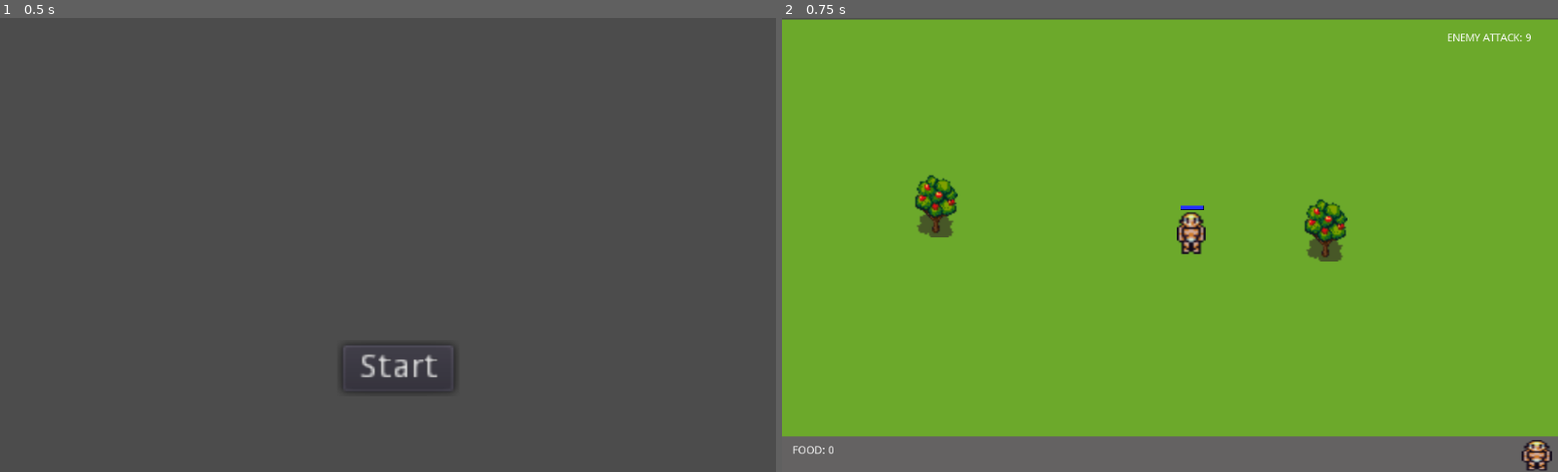
Above: before the commit, frames 1-2 (left to right).
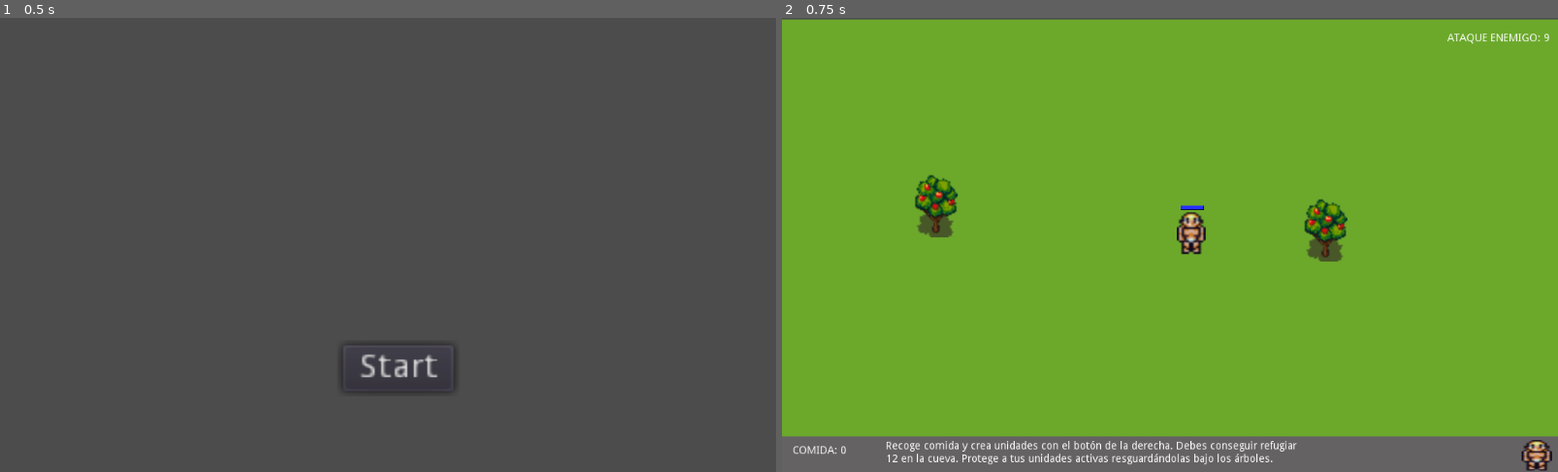
Above: after the commit, the same moments.

Repository: ZLean78/TheStoneAge
Game: Godot game, scene res://Scenes/Menu/Menu.tscn
Two runs of this game, one before a commit and one after it. Both use one fixed random seed, a clock stepped at 60 frames per second and the inputs below.
Inputs:
- Up to frame 1 (0.5 s): no input
- Up to frame 2 (0.75 s): click "Start" at 0.5 s

Frame 1 is identical in both runs. In frame 2, 1.1% of the frame differs, in the area x 1-99%, y 3-99%.
Error in both runs: Attempt to call function 'is_stopped' in base 'null instance' on a null instance. (res://Scenes/Unit/Unit.gd:87)

Commit message:
Prototipo Misión 1
Cambio de idioma al prototipo de la etapa 1.

Diff:
--- a/Prototipo_Misión_1/ZarateLeandro_Trabajo_Final_Programacion_III_The_Stone_Age_0_1/Scenes/Game/Game.tscn
+++ b/Prototipo_Misión_1/ZarateLeandro_Trabajo_Final_Programacion_III_The_Stone_Age_0_1/Scenes/Game/Game.tscn
@@ -112,21 +112,23 @@
 margin_top = 12.0
 margin_right = 120.0
 margin_bottom = 43.0
-text = "FOOD:
+text = "COMIDA:
 "
 
 [node name="Label2" type="Label" parent="The_Canvas/The_Control/Rectangle"]
-margin_left = 230.0
+margin_left = 137.0
 margin_top = 6.0
-margin_right = 668.0
-margin_bottom = 48.0
+margin_right = 679.0
+margin_bottom = 50.0
+text = "Recoge comida y crea unidades con el botón de la derecha. Debes conseguir refugiar
+12 en la cueva. Protege a tus unidades activas resguardándolas bajo los árboles."
 
 [node name="Timer_Label" type="Label" parent="The_Canvas/The_Control"]
 margin_left = 878.0
 margin_top = 24.0
 margin_right = 979.0
 margin_bottom = 58.0
-text = "ENEMY ATTACK:
+text = "ATAQUE ENEMIGO:
 000"
 align = 1
 
--- a/Prototipo_Misión_1/ZarateLeandro_Trabajo_Final_Programacion_III_The_Stone_Age_0_1/Scenes/Game/Rectangle.gd
+++ b/Prototipo_Misión_1/ZarateLeandro_Trabajo_Final_Programacion_III_The_Stone_Age_0_1/Scenes/Game/Rectangle.gd
@@ -12,7 +12,7 @@
 	_set_label_food_points(food_points)
 
 func _set_label_food_points(var _food_points):
-	$Label.text = "FOOD: " + str(_food_points)
+	$Label.text = "COMIDA: " + str(_food_points)
 
 func _set_phrase(var _phrase):
 	phrase = _phrase
--- a/Prototipo_Misión_1/ZarateLeandro_Trabajo_Final_Programacion_III_The_Stone_Age_0_1/Scenes/Game/The_Control.gd
+++ b/Prototipo_Misión_1/ZarateLeandro_Trabajo_Final_Programacion_III_The_Stone_Age_0_1/Scenes/Game/The_Control.gd
@@ -19,7 +19,7 @@
 	$Rectangle._set_food_points(food_points)
 
 func _set_Timer_Label_enemy_attack(var _enemy_attack):
-	$Timer_Label.text = "ENEMY ATTACK: " + str(_enemy_attack)
+	$Timer_Label.text = "ATAQUE ENEMIGO: " + str(_enemy_attack)
 
 func _set_phrase(var _phrase):
 	phrase = _phrase
